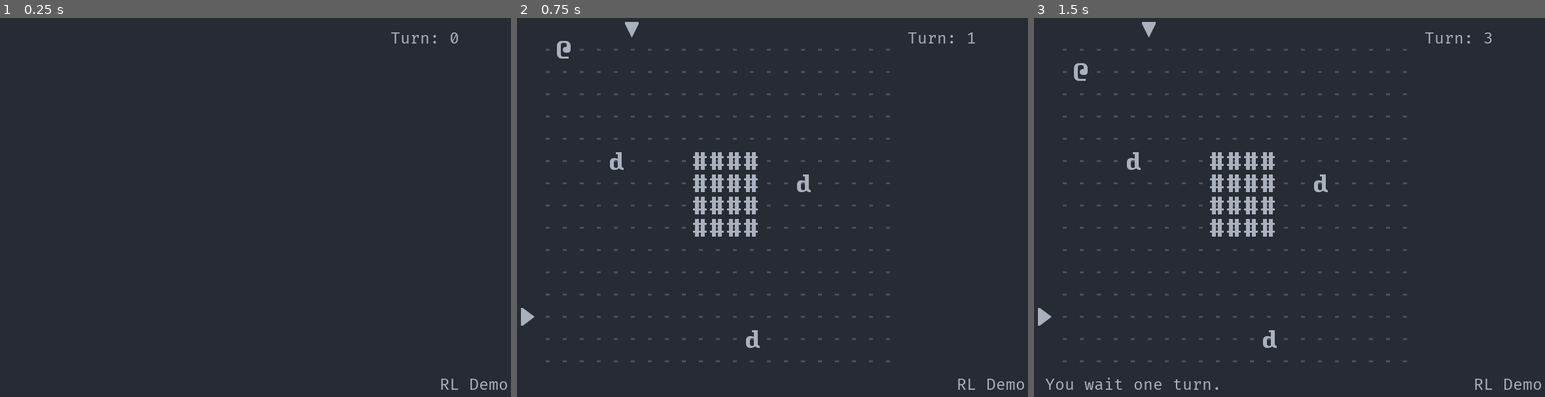
Above: before the commit, frames 1-3 (left to right).
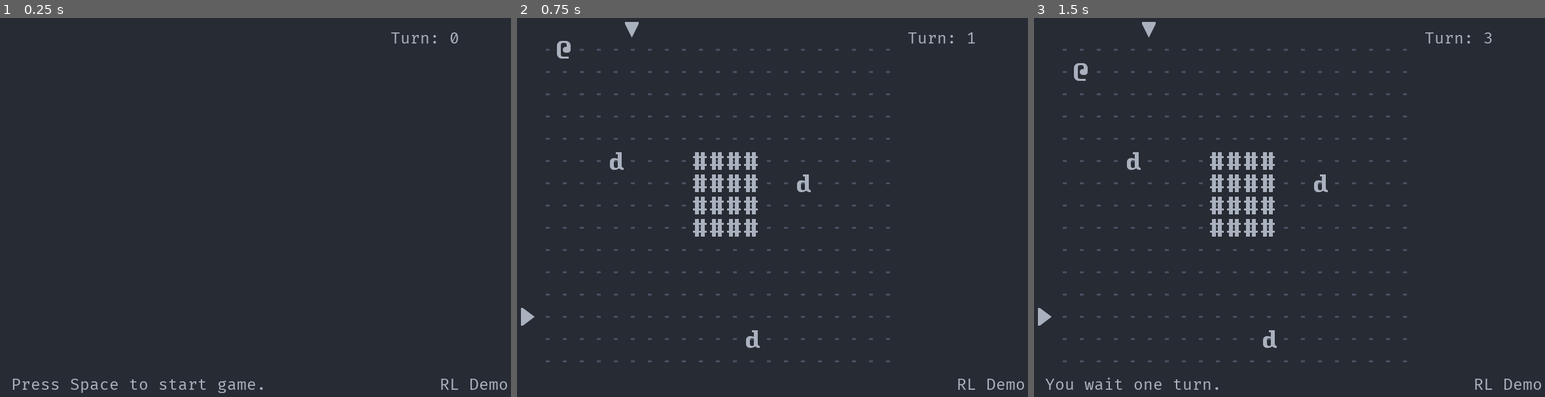
Above: after the commit, the same moments.

Repository: Bozar/GodotRoguelikeDemo
Game: Godot game, scene res://scene/main/MainScene.tscn
Two runs of this game, one before a commit and one after it. Both use one fixed random seed, a clock stepped at 60 frames per second and the inputs below.
Inputs:
- Up to frame 1 (0.25 s): no input
- Up to frame 2 (0.75 s): tap Space (init_world) at 0.5, 0.6 s; hold L (move_right) from 0.53 s (still down)
- Up to frame 3 (1.5 s): tap Space (init_world) at 1.25 s; release L (move_right) at 1.28 s; hold J (move_down) from 1.28 s (still down); tap . (wait) at 1.35 s

The runs differ from the first frame. In frame 1, 0.4% of the frame differs, in the area x 2-52%, y 95-99%; in frame 2, nothing differs; in frame 3, nothing differs.

Commit message:
Press key to reload the game.

Diff:
--- a/library/InputName.gd
+++ b/library/InputName.gd
@@ -5,3 +5,4 @@
 const WAIT: String = "wait"
 
 const INIT_WORLD: String = "init_world"
+const RELOAD: String = "reload"
--- a/project.godot
+++ b/project.godot
@@ -61,6 +61,11 @@
 "events": [ Object(InputEventKey,"resource_local_to_scene":false,"resource_name":"","device":0,"alt":false,"shift":false,"control":false,"meta":false,"command":false,"pressed":false,"scancode":46,"unicode":0,"echo":false,"script":null)
  ]
 }
+reload={
+"deadzone": 0.5,
+"events": [ Object(InputEventKey,"resource_local_to_scene":false,"resource_name":"","device":0,"alt":false,"shift":false,"control":true,"meta":false,"command":true,"pressed":false,"scancode":82,"unicode":0,"echo":false,"script":null)
+ ]
+}
 
 [rendering]
 
--- a/scene/gui/Modeline.gd
+++ b/scene/gui/Modeline.gd
@@ -6,7 +6,7 @@
 
 
 func _ready() -> void:
-	text = ""
+	text = "Press Space to start game."
 
 
 func _on_Schedule_turn_started(current_sprite: Sprite) -> void:
--- a/scene/main/MainScene.tscn
+++ b/scene/main/MainScene.tscn
@@ -1,9 +1,10 @@
-[gd_scene load_steps=10 format=2]
+[gd_scene load_steps=11 format=2]
 
 [ext_resource path="res://scene/main/EnemyAI.gd" type="Script" id=1]
 [ext_resource path="res://scene/main/Schedule.gd" type="Script" id=2]
 [ext_resource path="res://scene/main/InitWorld.gd" type="Script" id=3]
 [ext_resource path="res://scene/main/DungeonBoard.gd" type="Script" id=4]
+[ext_resource path="res://scene/main/ReloadGame.gd" type="Script" id=5]
 [ext_resource path="res://scene/main/MainScene.gd" type="Script" id=6]
 [ext_resource path="res://scene/main/PCAttack.gd" type="Script" id=7]
 [ext_resource path="res://scene/main/PCMove.gd" type="Script" id=8]
@@ -36,6 +37,9 @@
 [node name="PCAttack" type="Node2D" parent="PCMove"]
 script = ExtResource( 7 )
 
+[node name="ReloadGame" type="Node2D" parent="PCMove"]
+script = ExtResource( 5 )
+
 [node name="EnemyAI" type="Node2D" parent="."]
 script = ExtResource( 1 )
 
--- a/scene/main/PCMove.gd
+++ b/scene/main/PCMove.gd
@@ -7,6 +7,7 @@
 const Schedule := preload("res://scene/main/Schedule.gd")
 
 const PC_ATTACK: String = "PCAttack"
+const RELOAD_GAME: String = "ReloadGame"
 
 var _ref_DungeonBoard: DungeonBoard
 var _ref_Schedule: Schedule
@@ -30,6 +31,8 @@
 		set_process_unhandled_input(false)
 		_ref_Schedule.end_turn()
 		emit_signal("pc_moved", "You wait one turn.")
+	elif _is_reload_input(event):
+		get_node(RELOAD_GAME).reload()
 	elif target[0]:
 		_try_move(target[1], target[2])
 
@@ -47,6 +50,12 @@
 
 func _is_wait_input(event: InputEvent) -> bool:
 	if event.is_action_pressed(_new_InputName.WAIT):
+		return true
+	return false
+
+
+func _is_reload_input(event: InputEvent) -> bool:
+	if event.is_action_pressed(_new_InputName.RELOAD):
 		return true
 	return false
 
--- /dev/null
+++ b/scene/main/ReloadGame.gd
@@ -0,0 +1,14 @@
+extends Node2D
+
+
+const PATH_TO_MAIN: String = "res://scene/main/MainScene.tscn"
+const ROOT_NODE: String = "/root"
+
+
+func reload() -> void:
+	var new_scene: Node2D = load(PATH_TO_MAIN).instance()
+	var old_scene: Node2D = get_tree().current_scene
+
+	get_node(ROOT_NODE).add_child(new_scene)
+	get_tree().current_scene = new_scene
+	get_node(ROOT_NODE).remove_child(old_scene)
